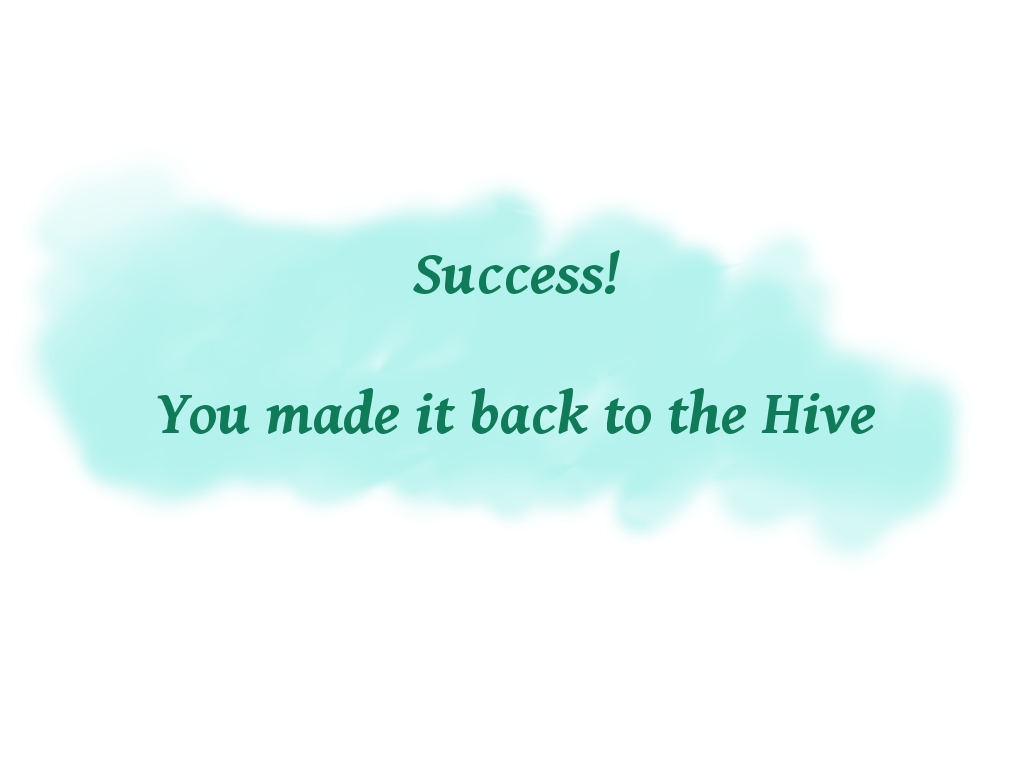
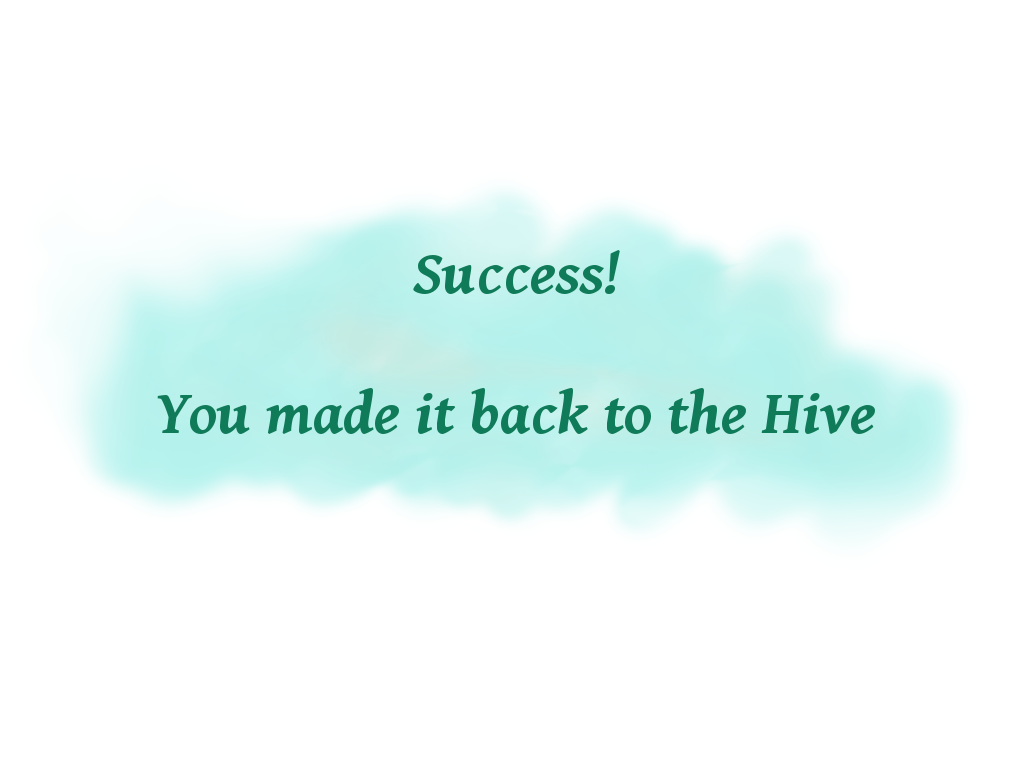
Revision of a layered 1024×768 image; what changed, layer by layer:
painted on "bg" over [16,151,968,570]
